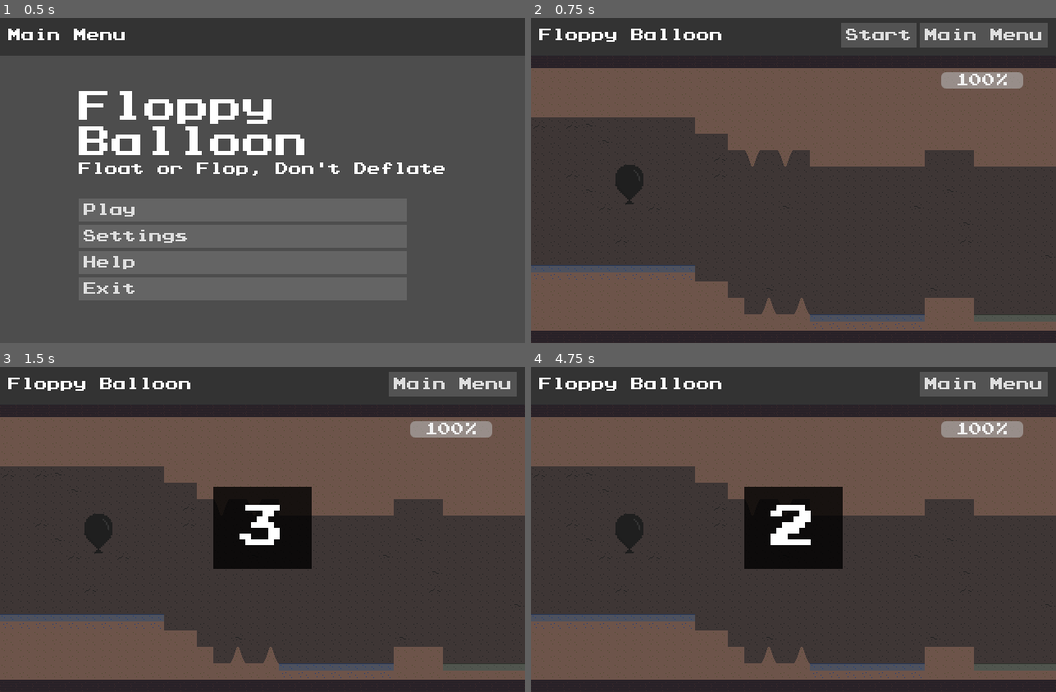
Above: before the commit, frames 1-4 (two rows, left to right).
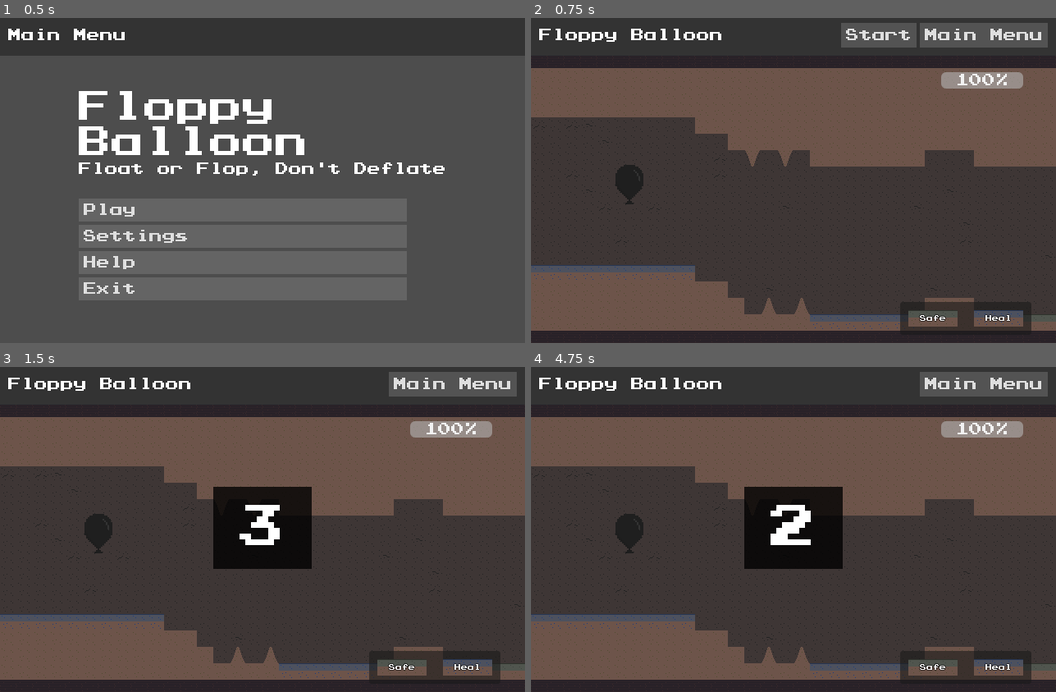
Above: after the commit, the same moments.

Repository: omniuni/Godot_Scroller_Floppy_Balloon
Game: Godot game, scene res://Scenes/screen_menu.tscn
Same seed, same stepped clock (60 frames per second), same inputs: the game is played once before the commit and once after it. Sound files missing from this copy of the repository are replaced by a short silence.
Inputs (mouse positions are in pixels of both pictures, inside the frame that each line leads up to):
- Up to frame 1 (0.5 s): no input
- Up to frame 2 (0.75 s): click "Play" at 0.5 s
- Up to frame 3 (1.5 s): click "Start" at 1.25 s
- Up to frame 4 (4.75 s): click "Main Menu" at 2 s; click "Play" at 2.75 s; click "Start" at 3.5 s; tap Enter at 4.25 s; move the mouse to (909, 510) at 4.27 s; tap Space (Bump) at 4.35 s; click (909, 510) at 4.42 s

Frame 1 is identical in both runs. In frame 2, 1.4% of the frame differs, in the area x 70-96%, y 87-97%; in frame 3, 1.4%; in frame 4, 1.4%.

Commit message:
implement safe ground and healing tiles

Diff:
--- a/Scenes/screen_main.tscn
+++ b/Scenes/screen_main.tscn
@@ -1,10 +1,11 @@
-[gd_scene load_steps=9 format=3 uid="uid://ds0jps4mqwatn"]
+[gd_scene load_steps=10 format=4 uid="uid://ds0jps4mqwatn"]
 
 [ext_resource type="PackedScene" uid="uid://bmt4wtrc1jkls" path="res://Scenes/ui_bar_top.tscn" id="1_56hru"]
 [ext_resource type="Theme" uid="uid://da2ym3jqvm0nv" path="res://Themes/gflat.tres" id="1_al584"]
 [ext_resource type="Script" uid="uid://dgeyldqo75nkn" path="res://Scripts/screen_main.gd" id="1_c6q44"]
 [ext_resource type="PackedScene" uid="uid://cemvtl3so226j" path="res://Scenes/ui_pause.tscn" id="5_i8enm"]
 [ext_resource type="PackedScene" uid="uid://cq1o5hcqif62l" path="res://Scenes/sub_game.tscn" id="6_rhby6"]
+[ext_resource type="TileSet" uid="uid://d27pfgtp83uo" path="res://sub_game.tres" id="6_rnon7"]
 
 [sub_resource type="RectangleShape2D" id="RectangleShape2D_yd3c8"]
 size = Vector2(660, 60)
@@ -98,8 +99,8 @@
 grow_horizontal = 2
 grow_vertical = 2
 mouse_filter = 2
-theme_override_constants/margin_right = 40
-theme_override_constants/margin_bottom = 40
+theme_override_constants/margin_right = 50
+theme_override_constants/margin_bottom = 60
 
 [node name="ButtonBump" type="Button" parent="UiTouchControls"]
 modulate = Color(1, 1, 1, 0.39215687)
@@ -202,6 +203,43 @@
 
 [node name="UiPause" parent="." instance=ExtResource("5_i8enm")]
 layout_mode = 1
+
+[node name="Panel" type="Panel" parent="."]
+layout_mode = 0
+offset_left = 450.0
+offset_top = 350.0
+offset_right = 610.0
+offset_bottom = 390.0
+
+[node name="TileMapLayerLegend" type="TileMapLayer" parent="."]
+tile_map_data = PackedByteArray("AAAdABIAAAAFAAAAAAAcABIAAAAFAAAAAAAbABIAAAAFAAAAAAAZABIAAAAEAAAAAAAYABIAAAAEAAAAAAAXABIAAAAEAAAAAAA=")
+tile_set = ExtResource("6_rnon7")
+
+[node name="LabelSafe" type="Label" parent="."]
+layout_mode = 0
+offset_left = 460.0
+offset_top = 360.0
+offset_right = 520.0
+offset_bottom = 380.0
+theme_override_colors/font_outline_color = Color(0, 0, 0, 1)
+theme_override_constants/outline_size = 2
+theme_override_font_sizes/font_size = 8
+text = "Safe"
+horizontal_alignment = 1
+vertical_alignment = 1
+
+[node name="LabelHeal" type="Label" parent="."]
+layout_mode = 0
+offset_left = 540.0
+offset_top = 360.0
+offset_right = 600.0
+offset_bottom = 380.0
+theme_override_colors/font_outline_color = Color(0, 0, 0, 1)
+theme_override_constants/outline_size = 2
+theme_override_font_sizes/font_size = 8
+text = "Heal"
+horizontal_alignment = 1
+vertical_alignment = 1
 
 [node name="UiUpdateTimer" type="Timer" parent="."]
 wait_time = 0.1
--- a/Scenes/sub_game.tscn
+++ b/Scenes/sub_game.tscn
@@ -1,38 +1,9 @@
-[gd_scene load_steps=7 format=4 uid="uid://cq1o5hcqif62l"]
+[gd_scene load_steps=5 format=4 uid="uid://cq1o5hcqif62l"]
 
 [ext_resource type="Script" uid="uid://df6ssy33b1ris" path="res://Scripts/sub_game.gd" id="1_v5fik"]
-[ext_resource type="Texture2D" uid="uid://dhjdwg5shcwt0" path="res://Gfx/TileCave.png" id="2_ewyn5"]
+[ext_resource type="TileSet" uid="uid://d27pfgtp83uo" path="res://sub_game.tres" id="2_v5fik"]
 [ext_resource type="PackedScene" uid="uid://plijsrh17yxp" path="res://Scenes/item_balloon.tscn" id="3_ewyn5"]
 [ext_resource type="Script" uid="uid://c8hnjq2wfk3np" path="res://Scripts/Components/TileMapLayerLimits.gd" id="3_v5fik"]
-
-[sub_resource type="TileSetAtlasSource" id="TileSetAtlasSource_q8ab6"]
-texture = ExtResource("2_ewyn5")
-texture_region_size = Vector2i(20, 20)
-0:0/0 = 0
-0:0/0/physics_layer_0/polygon_0/points = PackedVector2Array(-10, -10, 10, -10, 10, 10, -10, 10)
-1:0/0 = 0
-1:0/0/physics_layer_0/polygon_0/points = PackedVector2Array(-10, -10, 10, -10, 10, 10, -10, 10)
-2:0/0 = 0
-3:0/0 = 0
-4:0/0 = 0
-4:0/0/physics_layer_0/polygon_0/points = PackedVector2Array(-10, -10, 10, -10, 10, 10, -10, 10)
-5:0/0 = 0
-5:0/0/physics_layer_0/polygon_0/points = PackedVector2Array(-10, -10, 10, -10, 10, 10, -10, 10)
-6:0/0 = 0
-6:0/0/physics_layer_0/polygon_0/points = PackedVector2Array(-10, 10, 0, -10, 10, 10)
-7:0/0 = 0
-7:0/0/physics_layer_0/polygon_0/points = PackedVector2Array(-10, -10, 10, -10, 0, 10)
-8:0/0 = 0
-8:0/0/physics_layer_0/polygon_0/points = PackedVector2Array(-5, 10, 5, 10, 0, -10)
-8:1/0 = 0
-8:1/0/physics_layer_0/polygon_0/points = PackedVector2Array(-10, 10, 10, 10, 5, -10, -5, -10)
-3:1/0 = 0
-4:1/0 = 0
-
-[sub_resource type="TileSet" id="TileSet_m176q"]
-tile_size = Vector2i(20, 20)
-physics_layer_0/collision_layer = 1
-sources/0 = SubResource("TileSetAtlasSource_q8ab6")
 
 [node name="SubGame" type="SubViewportContainer"]
 script = ExtResource("1_v5fik")
@@ -59,7 +30,7 @@
 [node name="CaveWalls" type="TileMapLayer" parent="SubViewport/TileMapGroup"]
 position = Vector2(0, -5)
 tile_map_data = PackedByteArray("AAAAAAAAAAAAAAAAAAABAAAAAAAAAAAAAAACAAAAAAAAAAAAAAADAAAAAAAAAAAAAAAEAAAAAAAAAAAAAAAFAA …(976 unchanged characters)…
-tile_set = SubResource("TileSet_m176q")
+tile_set = ExtResource("2_v5fik")
 script = ExtResource("3_v5fik")
 metadata/_custom_type_script = "uid://c8hnjq2wfk3np"
 
--- a/Scripts/item_balloon.gd
+++ b/Scripts/item_balloon.gd
@@ -49,7 +49,6 @@
 func _physics_process(delta: float) -> void:
 	var orientation = balloon_body.rotation
 	var compensation = ( (orientation/.0007)*-1 )*delta
-	print_debug("Balloon orientation: "+str(orientation)+", compensation: "+str(compensation))
 	balloon_body.apply_torque(compensation)
 	pass
 
@@ -116,17 +115,34 @@
 var airs: Array[ItemAirEscape]
 var is_deflating: bool = false
 
-func _on_rigid_body_balloon_body_entered(_body: Node) -> void:
+func _on_rigid_body_balloon_body_entered(body: Node) -> void:
 	var state: PhysicsDirectBodyState2D = balloon_body.get_last_known_physics_state()
 	var active_collisions: int = state.get_contact_count()
 	print("Body entered, active collisions: "+str(active_collisions))
 	Beeper.bump_play()
+
+
+
 	for i in range(active_collisions):
 		var local_collision_point = balloon_body.to_local(state.get_contact_local_position(i))
 		print("collided at: "+str(local_collision_point))
+
+		var tile_type = ""
+		var tile_map_layer: TileMapLayer = null
+		var tile_coords: Vector2i = Vector2i.ZERO
+		var tile = null
+
+		if body is TileMapLayer:
+			tile_map_layer = body
+			var tile_map_local: Vector2 = tile_map_layer.to_local(state.get_contact_local_position(i))
+			tile_coords = tile_map_layer.local_to_map(tile_map_local)
+			tile = tile_map_layer.get_cell_tile_data(tile_coords)
+			tile_type = tile.get_custom_data("type")
+			print_debug("Tile type: "+tile_type)
+
 		if airs.size() > i:
 			airs[i].position = local_collision_point
-			if Current_Life > 0:
+			if Current_Life > 0 and tile_type.is_empty():
 				airs[i].emitter.emitting = true
 			else:
 				airs[i].emitter.emitting = false
@@ -139,10 +155,18 @@
 			airs.resize(active_collisions)
 		if active_collisions > 0:
 			if not is_deflating and Current_Life > 0:
-				Current_Life-=5
+				match tile_type:
+					"safe":
+						break
+					"heal":
+						Current_Life+=10
+						var tile_type_ground: Vector2i = Vector2i(1, 0)
+						tile_map_layer.set_cell(tile_coords, 0, tile_type_ground)
+					_:
+						Current_Life-=5
+						is_deflating = true
+						Beeper.hiss_start()
 				balloon_life.emit(snapped(Current_Life/Max_Life, 0.01)*100)
-				is_deflating = true
-				Beeper.hiss_start()
 		else:
 			is_deflating = false
 			Beeper.hiss_stop()
--- /dev/null
+++ b/sub_game.tres
@@ -0,0 +1,40 @@
+[gd_resource type="TileSet" load_steps=3 format=3 uid="uid://d27pfgtp83uo"]
+
+[ext_resource type="Texture2D" uid="uid://dhjdwg5shcwt0" path="res://Gfx/TileCave.png" id="1_0ma2h"]
+
+[sub_resource type="TileSetAtlasSource" id="TileSetAtlasSource_q8ab6"]
+texture = ExtResource("1_0ma2h")
+texture_region_size = Vector2i(20, 20)
+0:0/0 = 0
+0:0/0/physics_layer_0/polygon_0/points = PackedVector2Array(-10, -10, 10, -10, 10, 10, -10, 10)
+1:0/0 = 0
+1:0/0/physics_layer_0/polygon_0/points = PackedVector2Array(-10, -10, 10, -10, 10, 10, -10, 10)
+2:0/0 = 0
+3:0/0 = 0
+4:0/0 = 0
+4:0/0/physics_layer_0/polygon_0/points = PackedVector2Array(-10, -10, 10, -10, 10, 10, -10, 10)
+4:0/0/custom_data_0 = "safe"
+5:0/0 = 0
+5:0/0/physics_layer_0/polygon_0/points = PackedVector2Array(-10, -10, 10, -10, 10, 10, -10, 10)
+5:0/0/custom_data_0 = "heal"
+6:0/0 = 0
+6:0/0/physics_layer_0/polygon_0/points = PackedVector2Array(-10, 10, 0, -10, 10, 10)
+6:0/0/custom_data_0 = "danger"
+7:0/0 = 0
+7:0/0/physics_layer_0/polygon_0/points = PackedVector2Array(-10, -10, 10, -10, 0, 10)
+7:0/0/custom_data_0 = "danger"
+8:0/0 = 0
+8:0/0/physics_layer_0/polygon_0/points = PackedVector2Array(-5, 10, 5, 10, 0, -10)
+8:0/0/custom_data_0 = "danger"
+8:1/0 = 0
+8:1/0/physics_layer_0/polygon_0/points = PackedVector2Array(-10, 10, 10, 10, 5, -10, -5, -10)
+8:1/0/custom_data_0 = "danger"
+3:1/0 = 0
+4:1/0 = 0
+
+[resource]
+tile_size = Vector2i(20, 20)
+physics_layer_0/collision_layer = 1
+custom_data_layer_0/name = "type"
+custom_data_layer_0/type = 4
+sources/0 = SubResource("TileSetAtlasSource_q8ab6")
